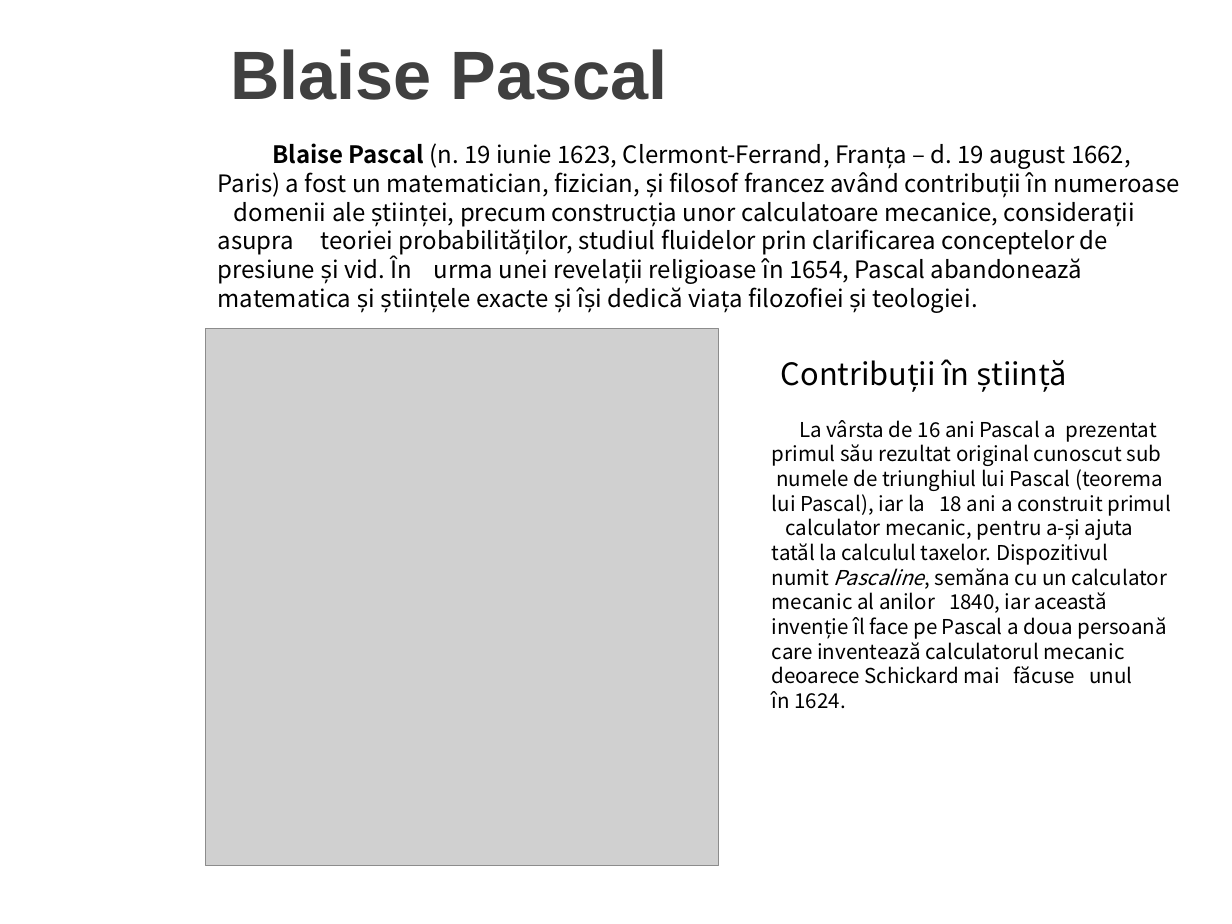
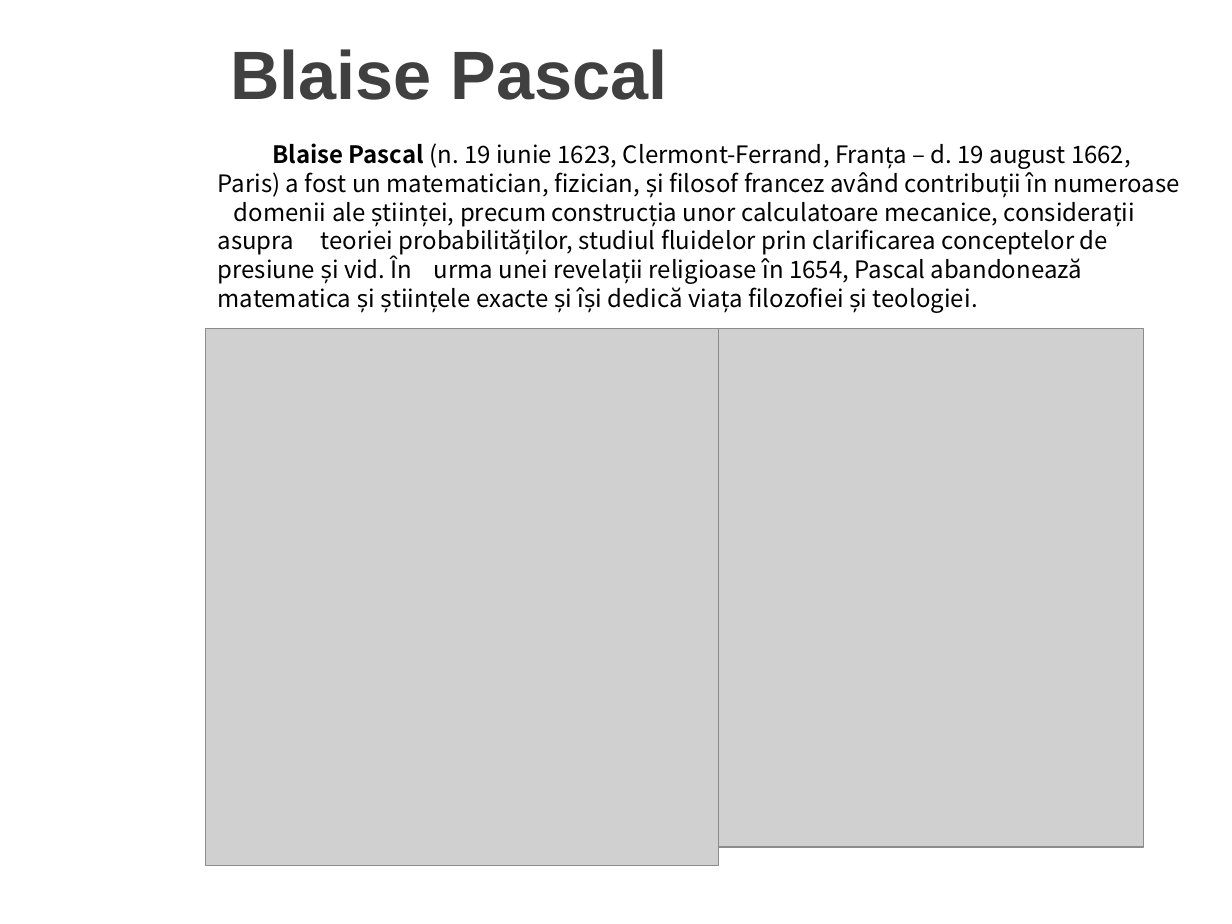
Before and after one commit to micpatricia/Pascal-s-Triangle, a slide deck: slide 2 of PascalTriangle.pptx. Drawn at 1232x924 pixels with LibreOffice and Linux fonts; fonts in the diff are those of the drawing; grey boxes stand for pictures; background and template pictures are left out. Boxes give left, top, right and bottom in pixels: in the first picture for what was removed or moved away, otherwise in the second. Text is boxed around its words. In the diff, an @@ line names an element or a change of style, - is before the commit and + after.

```diff
--- a/PascalTriangle.pptx
+++ b/PascalTriangle.pptx
@@ picture added at (718,329,1143,848) @@
@@ text removed at (943,359,970,385) @@
-Contribuții în știință
@@ text removed at (772,420,1171,709) @@
-La vârsta de 16 ani Pascal a prezentat primul său rezultat original cunoscut sub numele de triunghiul lui Pascal (teorema lui Pascal), iar la 18 ani a construit primul calculator mecanic, pentru a-și ajuta tatăl la calculul taxelor. Dispozitivul numit Pascaline, semăna cu un calculator mecanic al anilor 1840, iar această invenție îl face pe Pascal a doua persoană care inventează calculatorul mecanic deoarece Schickard mai făcuse unul în 1624.
```
Also in this commit, not shown: 1 slide added, 1 slide removed.
